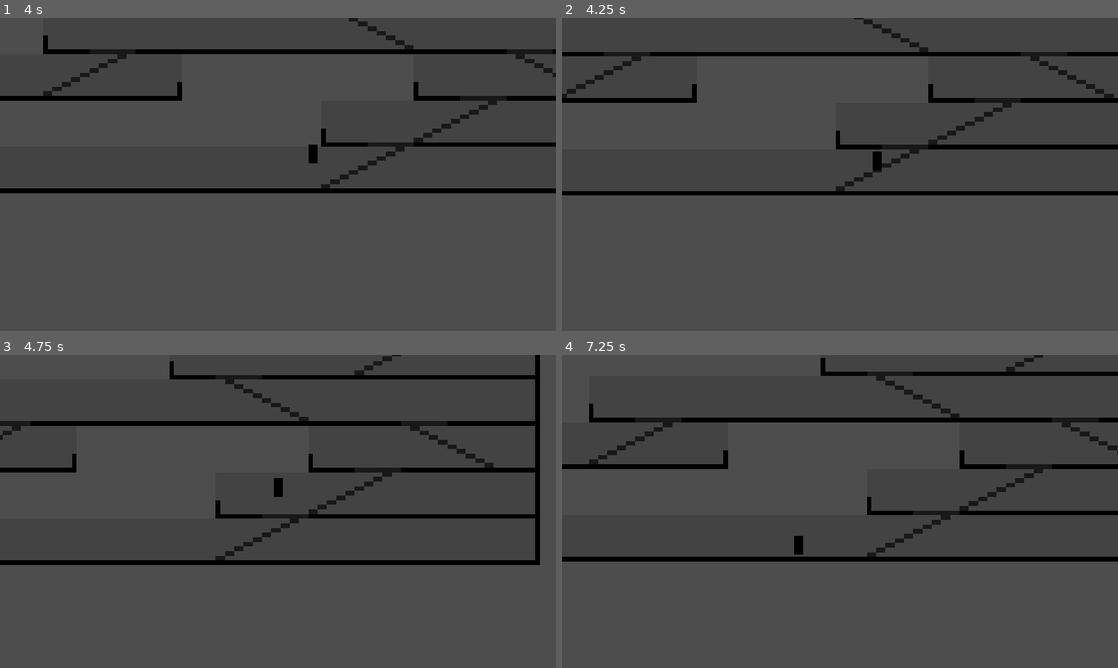
Above: before the commit, frames 1-4 (two rows, left to right).
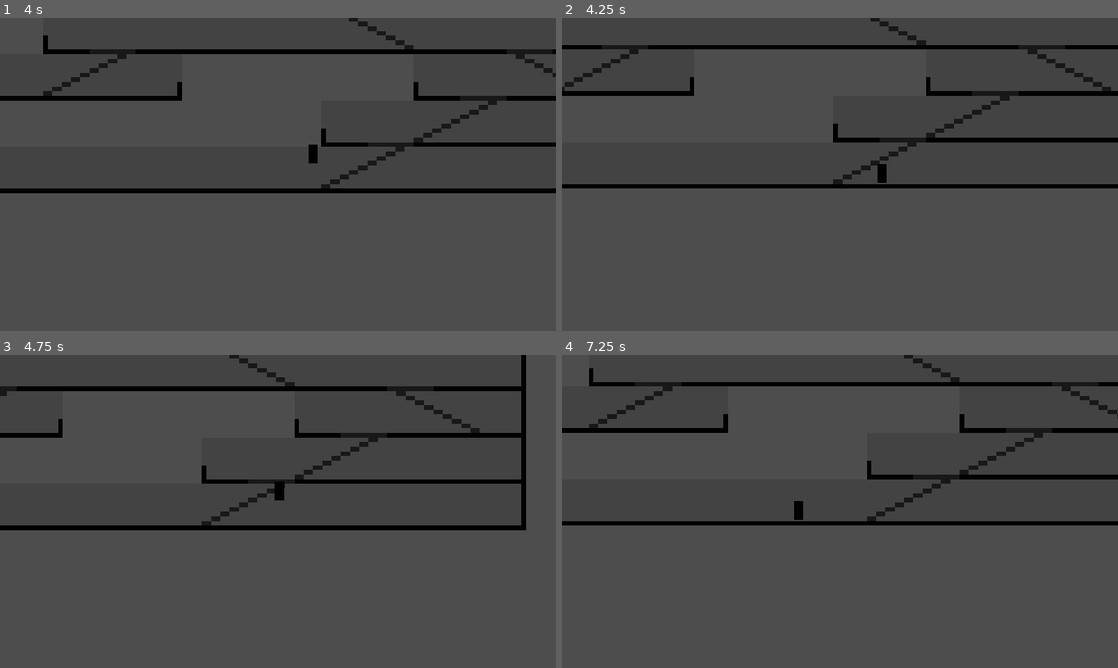
Above: after the commit, the same moments.

Repository: Gamabunta57/golf-ninja
Game: Godot game, scene res://Scenes/world.tscn
The game is run twice, just before and just after one commit, with the same random seed, the same clock (stepped at 60 frames per second) and the same inputs.
Inputs:
- Up to frame 1 (4 s): hold Right (right) 0.53-2.03 s; tap Space (jump) at 0.77, 1.52, 3.02, 3.77 s; hold Left (left) 2.03-2.78 s; hold Right (right) from 2.78 s (still down)
- Up to frame 2 (4.25 s): keep holding Right (right)
- Up to frame 3 (4.75 s): release Right (right) at 4.28 s; hold Left (left) from 4.28 s (still down); tap Space (jump) at 4.52 s
- Up to frame 4 (7.25 s): release Left (left) at 5.03 s; hold Right (right) 5.03-5.78 s; hold Left (left) from 5.78 s (still down); tap Space (jump) at 6.02, 6.77 s

Frame 1 is identical in both runs. In frame 2, 10% of the frame differs, in the area x 0-100%, y 0-57%; in frame 3, 13%, in the area x 0-98%, y 0-68%; in frame 4, 12%.

Commit message:
better one way, (not jumpy)

Diff:
--- a/Scenes/State Machine/move.gd
+++ b/Scenes/State Machine/move.gd
@@ -34,15 +34,20 @@
 
 		#  Staircase collision
 	if y_input < -0.5 :
-		# move up the staircase
+		# move down the staircase
 		parent.set_collision_mask_value(5, false)
+		parent.set_collision_mask_value(3, true)
+
 	elif y_input > 0.5:
-		# move down the one way platform
+		# move up the one way platform
 		parent.set_collision_mask_value(4, true)
+		parent.set_collision_mask_value(3, true)
+
 	else:
 		# reset collision
 		parent.set_collision_mask_value(5, true)
 		parent.set_collision_mask_value(4, false)
+		parent.set_collision_mask_value(3, false)
 
 	if parent.is_on_floor() and parent.velocity.x == 0 and x_input == 0:
 		return idle_state
@@ -53,7 +58,7 @@
 	if Input.is_action_just_pressed('jump') and parent.is_on_floor():
 		return jump_state
 
-	print(parent.velocity.x)
+
 	parent.move_and_slide()
 
 
--- a/Scenes/world.tscn
+++ b/Scenes/world.tscn
@@ -16,7 +16,7 @@
 texture_region_size = Vector2i(10, 10)
 0:0/0 = 0
 0:0/0/physics_layer_0/polygon_0/points = PackedVector2Array(-5, 5, 5, 5, 5, 4, -5, 4)
-0:0/0/physics_layer_1/polygon_0/points = PackedVector2Array(-5, 0, 1, 3, 1, 2, -5, -1)
+0:0/0/physics_layer_1/polygon_0/points = PackedVector2Array(-5, 0, 3, 4, 5, 4, -5, -1)
 0:0/0/physics_layer_1/polygon_0/one_way = true
 0:0/0/physics_layer_2/polygon_0/points = PackedVector2Array(-5, -1, 5, 4, 3, 4, -5, 0)
 0:0/0/physics_layer_2/polygon_0/one_way = true
